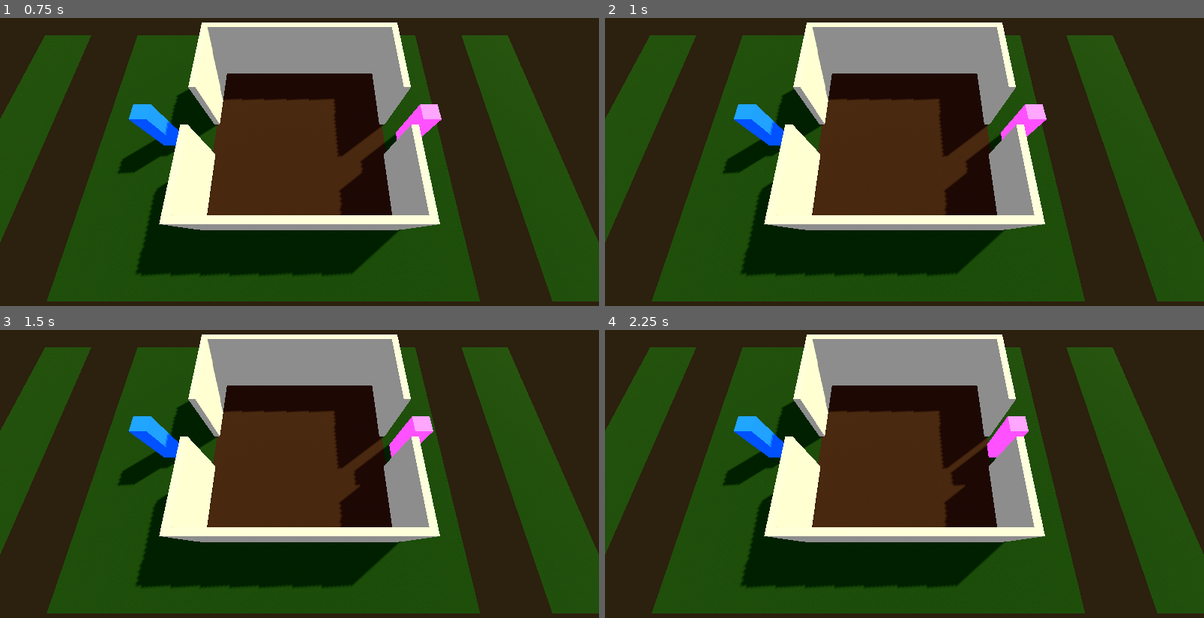
Above: before the commit, frames 1-4 (two rows, left to right).
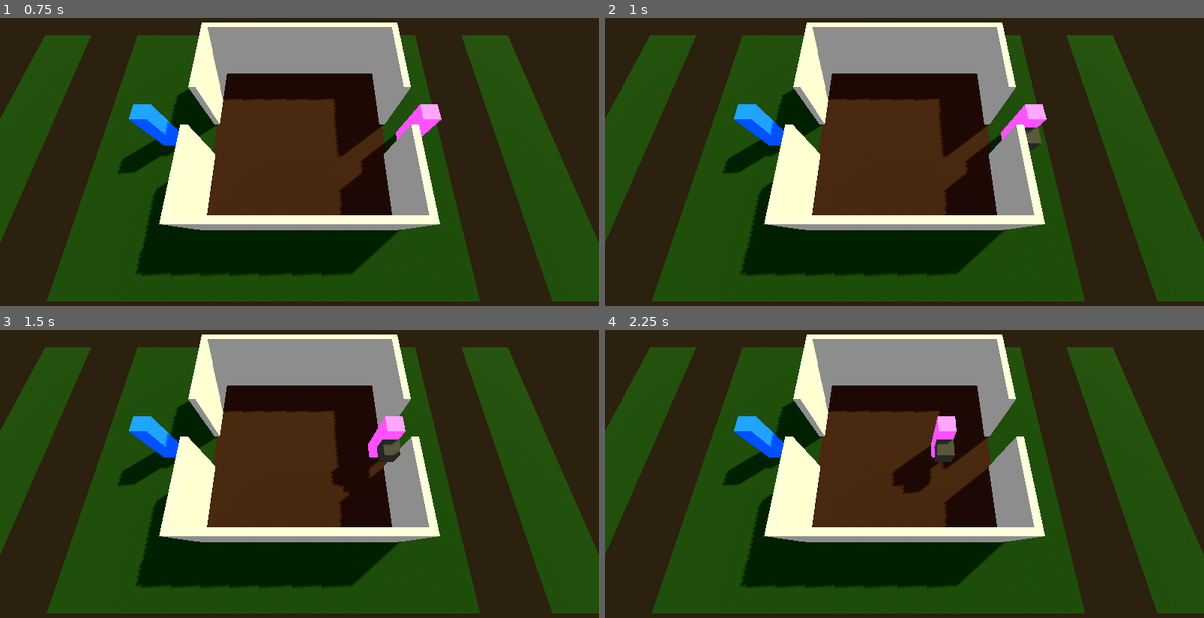
Above: after the commit, the same moments.

Repository: gshadows/Oniomania
Game: Godot game, scene res://levels/level_01.tscn
Two runs of this game, one before a commit and one after it. Both use one fixed random seed, a clock stepped at 60 frames per second and the inputs below.
Inputs:
- Up to frame 1 (0.75 s): tap Enter at 0.5 s
- Up to frame 2 (1 s): no input
- Up to frame 3 (1.5 s): no input
- Up to frame 4 (2.25 s): no input

Frame 1 is identical in both runs. In frame 2, 0.2% of the frame differs, in the area x 70-73%, y 38-46%; in frame 3, 1.5%; in frame 4, 2.2%, in the area x 48-71%, y 29-57%.

Commit message:
Wife now fully works and drops garbage

Diff:
--- a/levels/game_manager.gd
+++ b/levels/game_manager.gd
@@ -1,7 +1,19 @@
-extends Node3D
+class_name GameManager extends Node3D
 
-#func _ready():
-#	pass # Replace with function body.
+@export var wife: Wife
+@export var player: Player
+#@export var neighboar: Neighboar
+@export var garbage_manager: GarbageManager
 
-#func _process(delta):
-#	pass
+
+func _ready() -> void:
+	if OS.is_debug_build() and (DisplayServer.get_screen_count() > 1):
+		#DisplayServer.window_set_current_screen(DisplayServer.window_get_current_screen() ^ 1)
+		DisplayServer.window_set_current_screen(DisplayServer.get_screen_count() - 1)
+		#DisplayServer.window_set_current_screen(1)
+		#DisplayServer.window_set_mode(DisplayServer.WINDOW_MODE_FULLSCREEN)
+		#DisplayServer.window_set_mode(DisplayServer.WINDOW_MODE_MAXIMIZED)
+
+func set_difficulty_modifier(modifier: float) -> void:
+	wife.difficulty_modifier = modifier
+	garbage_manager.difficulty_modifier = modifier
--- /dev/null
+++ b/levels/garbage_manager.gd
@@ -0,0 +1,117 @@
+class_name GarbageManager extends Node
+
+signal garbage_overflow
+
+@export var min_point: Marker3D
+@export var max_point: Marker3D
+@export_range(0.1, 3.0, 0.1) var offset_x: float = 1.0
+@export_range(0.1, 3.0, 0.1) var offset_z: float = 1.0
+@export var wife: Wife
+@export var garbage_scene: PackedScene
+@export var drop_count := 4
+
+var slots: Array[Node3D] = []
+var slot_x0 := 0.0
+var slot_z0 := 0.0
+var count_x: int
+var count_z: int
+var difficulty_modifier := 1.0 # Updated by the GameManager
+
+
+func _ready() -> void:
+	var max_gp := max_point.global_position
+	var min_gp := min_point.global_position
+	assert(max_gp.x > min_gp.x)
+	assert(max_gp.z > min_gp.z)
+	var cx = (max_gp.x - min_gp.x) / offset_x
+	var cz = (max_gp.z - min_gp.z) / offset_z
+	count_x = int(cx)
+	count_z = int(cz)
+	slot_x0 = (cx - count_x) / 2.0 + min_gp.x + offset_x / 2
+	slot_z0 = (cz - count_z) / 2.0 + min_gp.z + offset_z / 2
+	slots.resize(count_x * count_z)
+
+
+func get_slot(x: int, z: int) -> Node3D:
+	return slots[z * count_x + x]
+
+func set_slot(x: int, z: int, trash: Node3D) -> void:
+	slots[z * count_x + x] = trash
+
+func point_to_slot_coords(pos: Vector3) -> Vector2i:
+	var min_gp := min_point.global_position
+	var x := int((pos.x - min_gp.x) / offset_x)
+	var z := int((pos.z - min_gp.z) / offset_z)
+	return Vector2i(x, z)
+
+func slot_to_point_coords(slot_xz: Vector2i) -> Vector3:
+	var min_gp := min_point.global_position
+	return Vector3(slot_x0 + slot_xz.x * offset_x, min_gp.y, slot_z0 + slot_xz.y * offset_z)
+
+
+func get_slot_center(x:int, z:int) -> Vector3:
+	return Vector3(slot_x0 + x * offset_x, min_point.global_position.y, slot_z0 + z * offset_z)
+
+
+func _on_wife_need_garbage_place() -> void:
+	var slot_xz = _find_free_slot_sequentially()
+	if slot_xz != null:
+		wife.notify_garbage_slot(get_slot_center(slot_xz.x, slot_xz.y))
+		return
+	print_verbose("GARBAGE OVERFLOW")
+	garbage_overflow.emit()
+
+
+func _find_free_slot_sequentially():
+	for x:int in range(count_x-1, -1, -1):
+		for z:int in range(count_z):
+			if get_slot(x, z) == null:
+				return Vector2i(x, z)
+	return null
+
+func _find_free_slot_around(start_xz: Vector2i):
+	@warning_ignore("integer_division")
+	var cx := count_x / 2 + 1
+	@warning_ignore("integer_division")
+	var cz := count_z / 2 + 1
+	for x:int in range(1, cx):
+		for z:int in range(1, cz):
+			var found_pos
+			found_pos = _check_slot(start_xz, +x, -z); if found_pos != null: return found_pos
+			found_pos = _check_slot(start_xz, +x,  0); if found_pos != null: return found_pos
+			found_pos = _check_slot(start_xz, +x, +z); if found_pos != null: return found_pos
+			found_pos = _check_slot(start_xz,  0, -z); if found_pos != null: return found_pos
+			#found_pos= _check_slot(start_xz,  0,  0); if found_pos != null: return found_pos
+			found_pos = _check_slot(start_xz,  0, +z); if found_pos != null: return found_pos
+			found_pos = _check_slot(start_xz, -x, -z); if found_pos != null: return found_pos
+			found_pos = _check_slot(start_xz, -x,  0); if found_pos != null: return found_pos
+			found_pos = _check_slot(start_xz, -x, +z); if found_pos != null: return found_pos
+	return null
+
+func _check_slot(start_xz: Vector2i, x: int, z: int) -> Variant:
+	x += start_xz.x
+	z += start_xz.y
+	if (x >= 0) and (x < count_x) and (z >= 0) and (z < count_z):
+		if get_slot(x, z) == null:
+			return Vector2i(x, z)
+	return null
+
+
+func _on_wife_drop_garbage(pos: Vector3) -> void:
+	# Set first item at drop position.
+	var slot_xz := point_to_slot_coords(pos)
+	set_slot(slot_xz.x, slot_xz.y, _drop_trash(pos))
+	# Add few more items based on difficulty.
+	var count := drop_count + int(difficulty_modifier) - 2
+	for i in range(count):
+		var next_xz = _find_free_slot_around(slot_xz)
+		if next_xz == null:
+			return
+		set_slot(next_xz.x, next_xz.y, _drop_trash(slot_to_point_coords(next_xz)))
+
+func _drop_trash(pos: Vector3) -> Node3D:
+	var trash := garbage_scene.instantiate() as Node3D
+	trash.name = "Trash_01"
+	trash.position = pos
+	add_child(trash)
+	return trash
--- a/levels/level_01.tscn
+++ b/levels/level_01.tscn
@@ -6,7 +6,9 @@
 [ext_resource type="PackedScene" uid="uid://o1ovbiydb0xv" path="res://statics/floor.tscn" id="4_s67bf"]
 [ext_resource type="PackedScene" uid="uid://dlu6d8j35ia22" path="res://objects/player/player.tscn" id="5_0l803"]
 [ext_resource type="PackedScene" uid="uid://c86a6g31orvyx" path="res://levels/waypoint.tscn" id="6_5d2r2"]
+[ext_resource type="Script" path="res://levels/garbage_manager.gd" id="6_gcxo5"]
 [ext_resource type="PackedScene" uid="uid://dn7oqjnwknkvm" path="res://objects/wife/wife.tscn" id="6_v7ng2"]
+[ext_resource type="PackedScene" uid="uid://c0xnngr82espu" path="res://objects/package/garbage.tscn" id="7_dd4qp"]
 
 [sub_resource type="BoxMesh" id="BoxMesh_6oqfo"]
 size = Vector3(6, 2, 0.2)
@@ -256,10 +258,10 @@
 transform = Transform3D(1, 0, 0, 0, 1, 0, 0, 0, 1, 2.61368, 0, 0)
 point_type = 4
 to_computer = NodePath("../WP-RoomComp")
-to_closet = NodePath("../WP-RoomComp")
+to_closet = NodePath("../WP-RoomCloset")
 to_entrance = NodePath(".")
 to_shop = NodePath("../WP-EntranceI")
-to_garbage = NodePath("../WP-RoomComp")
+to_garbage = NodePath("../WP-RoomCenter")
 wait_here_sec = 1.0
 
 [node name="WP-EntranceI" parent="WayPoints" node_paths=PackedStringArray("to_computer", "to_closet", "to_entrance", "to_shop", "to_garbage") instance=ExtResource("6_5d2r2")]
@@ -302,7 +304,7 @@
 wait_here_sec = 2.0
 
 [node name="WP-RoadHI" parent="WayPoints" node_paths=PackedStringArray("to_computer", "to_closet", "to_entrance", "to_shop", "to_garbage") instance=ExtResource("6_5d2r2")]
-transform = Transform3D(1, 0, 0, 0, 1, 0, 0, 0, 1, 4.7941, 0, 0)
+transform = Transform3D(0.984821, 0.0582917, -0.163494, -0.0574567, 0.9983, 0.00983491, 0.163789, -0.000291763, 0.986495, 4.7941, 0, 0)
 to_computer = NodePath("../WP-EntranceI")
 to_closet = NodePath("../WP-EntranceI")
 to_entrance = NodePath("../WP-EntranceI")
@@ -326,21 +328,36 @@
 to_shop = NodePath("../WP-Shop")
 to_garbage = NodePath("../WP-RoadSO")
 
-[node name="WP-Shop" parent="WayPoints" node_paths=PackedStringArray("to_computer", "to_closet", "to_entrance", "to_garbage") instance=ExtResource("6_5d2r2")]
+[node name="WP-Shop" parent="WayPoints" node_paths=PackedStringArray("to_computer", "to_closet", "to_entrance", "to_shop", "to_garbage") instance=ExtResource("6_5d2r2")]
 transform = Transform3D(1, 0, 0, 0, 1, 0, 0, 0, 1, 8.8561, 0, -1.41688)
 point_type = 5
-to_computer = NodePath("../WP-RoadHO")
-to_closet = NodePath("../WP-RoadHO")
-to_entrance = NodePath("../WP-RoadHO")
-to_garbage = NodePath("../WP-RoadHO")
+to_computer = NodePath("../WP-RoadSO")
+to_closet = NodePath("../WP-RoadSO")
+to_entrance = NodePath("../WP-RoadSO")
+to_shop = NodePath(".")
+to_garbage = NodePath("../WP-RoadSO")
 wait_here_sec = 5.0
+
+[node name="Garbage" type="Node" parent="." node_paths=PackedStringArray("min_point", "max_point", "wife")]
+script = ExtResource("6_gcxo5")
+min_point = NodePath("MinPoint")
+max_point = NodePath("MaxPoint")
+wife = NodePath("../Wife")
+garbage_scene = ExtResource("7_dd4qp")
+
+[node name="MinPoint" type="Marker3D" parent="Garbage"]
+transform = Transform3D(1, 0, 0, 0, 1, 0, 0, 0, 1, -2.62587, 0, -2.58878)
+
+[node name="MaxPoint" type="Marker3D" parent="Garbage"]
+transform = Transform3D(1, 0, 0, 0, 1, 0, 0, 0, 1, 0.726935, 0, 2.63329)
 
 [node name="Player" parent="." instance=ExtResource("5_0l803")]
 transform = Transform3D(1, 0, 0, 0, 1, 0, 0, 0, 1, -4.50057, 0, 0)
 
 [node name="Wife" parent="." node_paths=PackedStringArray("waypoint") instance=ExtResource("6_v7ng2")]
 transform = Transform3D(1, 0, 0, 0, 1, 0, 0, 0, 1, 3.6986, 0, 0)
-waypoint = NodePath("../WayPoints/WP-EntranceI")
+waypoint = NodePath("../WayPoints/WP-Garbage")
+state = 4
 
 [node name="Sun" type="DirectionalLight3D" parent="."]
 transform = Transform3D(-0.611527, -0.536576, 0.581482, 0, 0.734915, 0.67816, -0.791224, 0.414713, -0.44942, 0, 0, 0)
@@ -349,3 +366,6 @@
 
 [node name="WorldEnvironment" type="WorldEnvironment" parent="."]
 environment = SubResource("Environment_fbhdu")
+
+[connection signal="drop_garbage" from="Wife" to="Garbage" method="_on_wife_drop_garbage"]
+[connection signal="need_garbage_place" from="Wife" to="Garbage" method="_on_wife_need_garbage_place"]
--- a/levels/waypoint.gd
+++ b/levels/waypoint.gd
@@ -1,6 +1,8 @@
 class_name WayPoint extends Marker3D
 
 signal arrived
+
+const DROP_POINT_WAIT_SEC := 0.5
 
 enum PointType {
 	# Intermediate points.
@@ -29,3 +31,18 @@
 		PointType.SHOP: return "SHOP"
 		PointType.GARBAGE: return "GARBAGE"
 		_: return str(point_type)
+
+static func make_drop_waypoint(pos: Vector3, current: WayPoint) -> WayPoint:
+	var drop_point := WayPoint.new()
+	drop_point.point_type = WayPoint.PointType.GARBAGE_INTERNAL
+	drop_point.name = "_GarbageSlot_"
+	current.add_child(drop_point)
+	drop_point.global_position = pos
+	drop_point.wait_here_sec = DROP_POINT_WAIT_SEC
+	# Clone directions.
+	drop_point.to_computer = current.to_computer
+	drop_point.to_closet = current.to_closet
+	drop_point.to_entrance = current.to_entrance
+	drop_point.to_shop = current.to_shop
+	drop_point.to_garbage = current.to_garbage
+	return drop_point
--- /dev/null
+++ b/objects/package/garbage.tscn
@@ -0,0 +1,13 @@
+[gd_scene load_steps=3 format=3 uid="uid://c0xnngr82espu"]
+
+[sub_resource type="BoxMesh" id="BoxMesh_va3xd"]
+size = Vector3(0.5, 0.5, 0.5)
+
+[sub_resource type="StandardMaterial3D" id="StandardMaterial3D_uqrkl"]
+albedo_color = Color(0.156863, 0.156863, 0.156863, 1)
+metallic_specular = 0.0
+
+[node name="Garbage" type="MeshInstance3D"]
+transform = Transform3D(1, 0, 0, 0, 1, 0, 0, 0, 1, 0, 0.25, 0)
+mesh = SubResource("BoxMesh_va3xd")
+surface_material_override/0 = SubResource("StandardMaterial3D_uqrkl")
--- a/objects/wife/wife.gd
+++ b/objects/wife/wife.gd
@@ -1,4 +1,7 @@
-extends Node3D
+class_name Wife extends Node3D
+
+signal drop_garbage(pos:Vector3)
+signal need_garbage_place
 
 const ARRIVAL_DISTANCE_SQUARED := 0.001
 const WALKING_SPEED := 2.0
@@ -12,10 +15,11 @@
 @onready var mesh_garbage: MeshInstance3D = $MeshGargabe
 
 enum State { SHOPPING, PICKING_UP, RECEIVING, STORING, LITTERING }
-var state := State.SHOPPING
-var wait_time := GAME_START_WAIT_SEC
+@export var state := State.SHOPPING
+@export var wait_time := GAME_START_WAIT_SEC
+
 var courier_arrived := false
-var difficulty_modifier := 1.0
+var difficulty_modifier := 1.0 # Updated by the GameManager
 
 
 func _process(delta: float) -> void:
@@ -38,7 +42,7 @@
 
 func _do_waypoint_actions() -> void:
 	print_verbose("Wife: At state %s arrived to %s (%s) and will wait %.2f sec" % [stname(state), waypoint.name, waypoint.get_type_name(), waypoint.wait_here_sec])
-	wait_time = waypoint.wait_here_sec
+	wait_time = waypoint.wait_here_sec / difficulty_modifier
 	waypoint.arrived.emit()
 
 	match waypoint.point_type:
@@ -66,6 +70,7 @@
 			# Arrived to empty garbage slot. Drop garbage and go shopping again :)
 			_drop_garbage()
 			mesh_garbage.visible = false
+			waypoint.queue_free() # This was temporary waypoint and will be deleted next frame.
 			if courier_arrived:
 				# Courier already waiting, go directly to entrance.
 				_switch_state(State.PICKING_UP)
@@ -125,10 +130,15 @@
 
 
 func _proceed_to_empty_garbage_slot() -> void:
-	pass
+	need_garbage_place.emit() # Request Garbage Manager to provide empty slot.
+
+# Called by Garbage Manager.
+func notify_garbage_slot(pos: Vector3) -> void:
+	var drop_point := WayPoint.make_drop_waypoint(pos, waypoint)
+	_switch_waypoint(drop_point)
 
 func _drop_garbage() -> void:
-	pass
+	drop_garbage.emit(waypoint.global_position) # Notify Garbage Manager that garbage was dropped.
 
 
 func _switch_waypoint(next_point:WayPoint) -> void:
Not shown: 1 places in levels/level_01.tscn that only renumber resources
